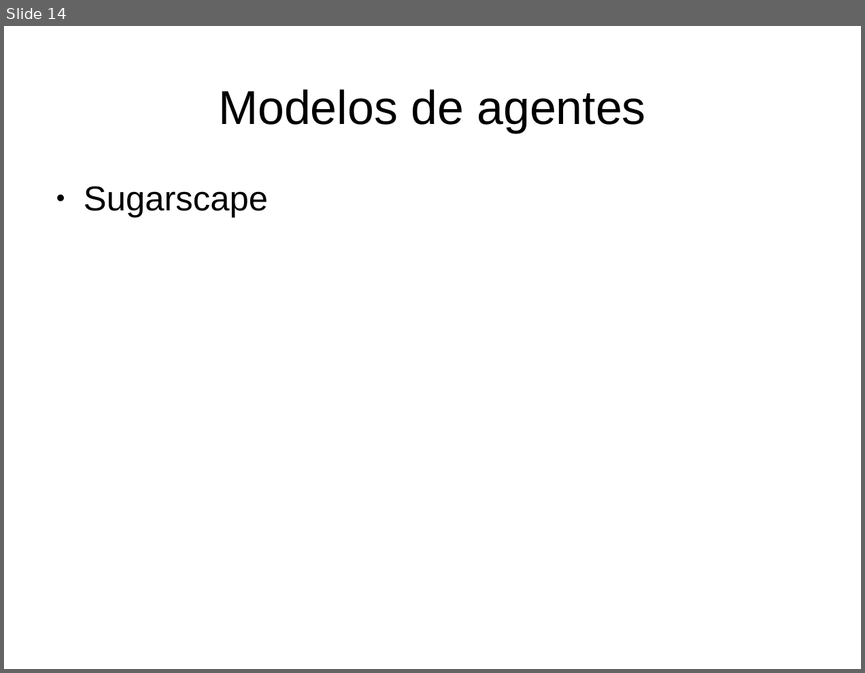
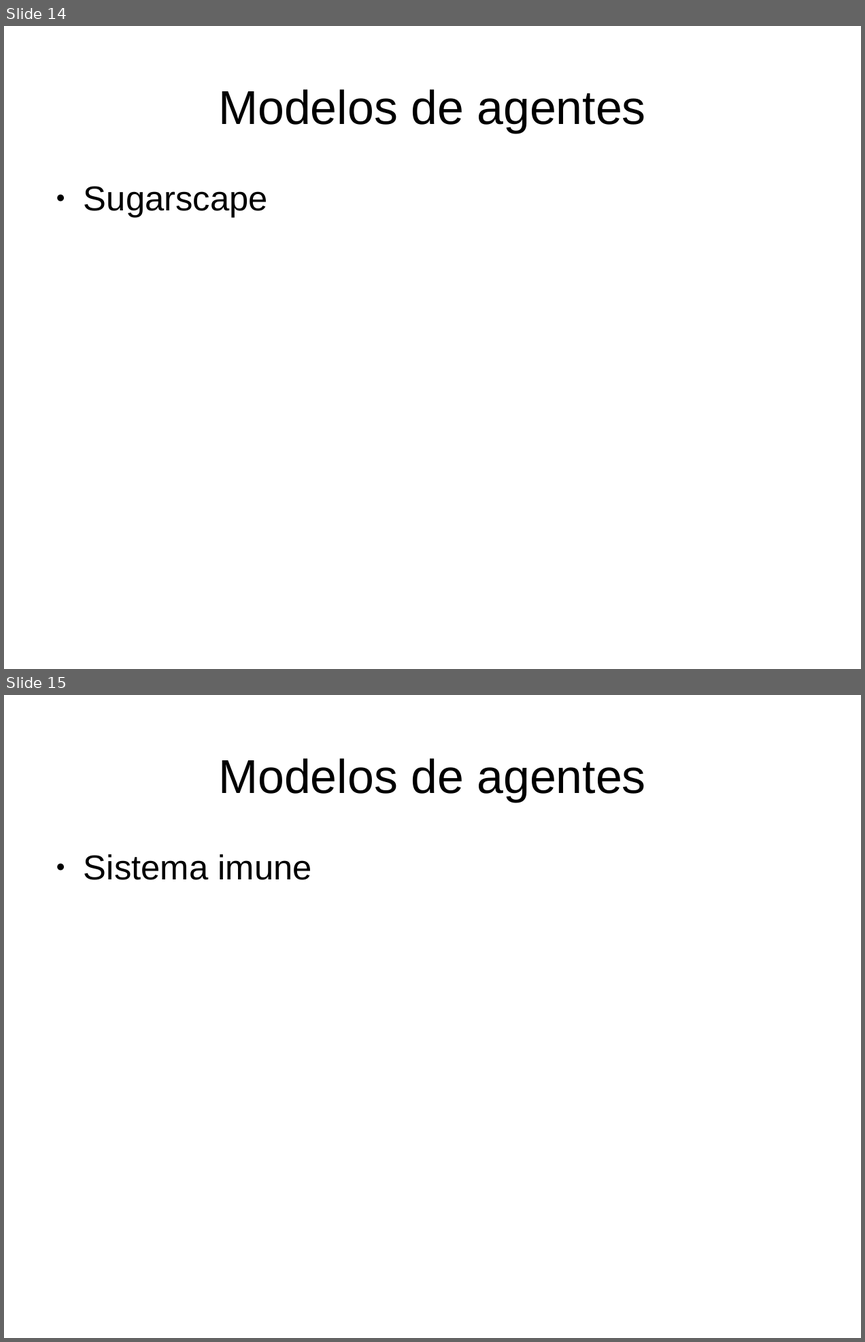
Before and after one commit to alexbprr/agent_modelling, a slide deck: Apresentacao_Marluvas/Marluvas_apresentacao_v2.odp. Shown one above the other, each under a label of ours: slide 14 before the commit, slides 14 and 15 after it. The pictures are 865x673 and 865x1342 pixels, drawn with LibreOffice and Linux fonts; fonts in the diff are those of the drawing. Boxes give left, top, right and bottom in pixels: in the first picture for what was removed or moved away, otherwise in the second. Text is boxed around its words. In the diff, an @@ line names an element or a change of style, - is before the commit and + after.

```diff
--- a/Apresentacao_Marluvas/Marluvas_apresentacao_v2.odp
+++ b/Apresentacao_Marluvas/Marluvas_apresentacao_v2.odp
@@ slide 15 added at <box>4,695,861,1338</box>, background #FFFFFF @@
@@ title added at <box>218,758,645,802</box>, 44 pt, text #000000 @@
+Modelos de agentes
@@ text added at <box>84,854,312,880</box>, 32 pt, text #000000 @@
+● Sistema imune
```
Also in this commit, not shown: 1 slide changed, 2 other slides added.
